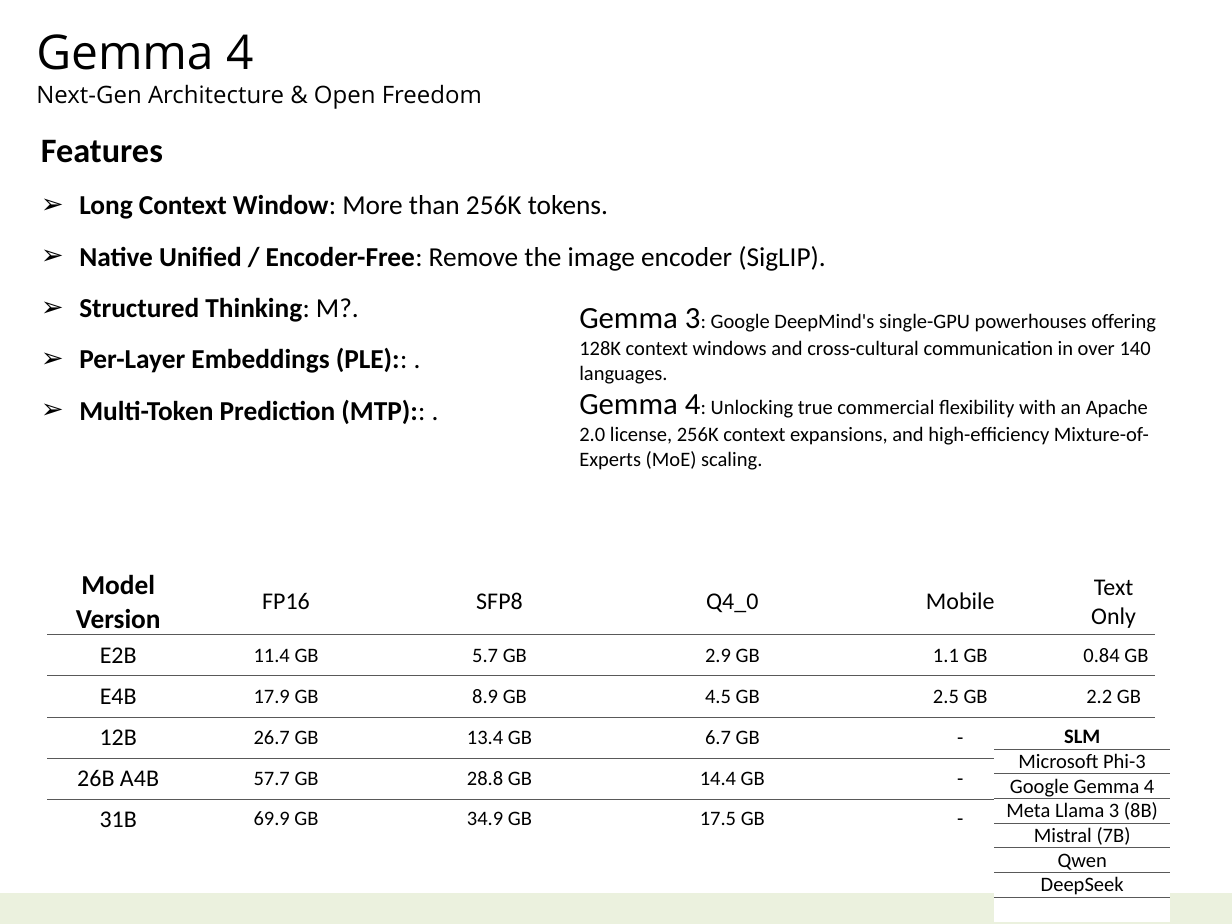
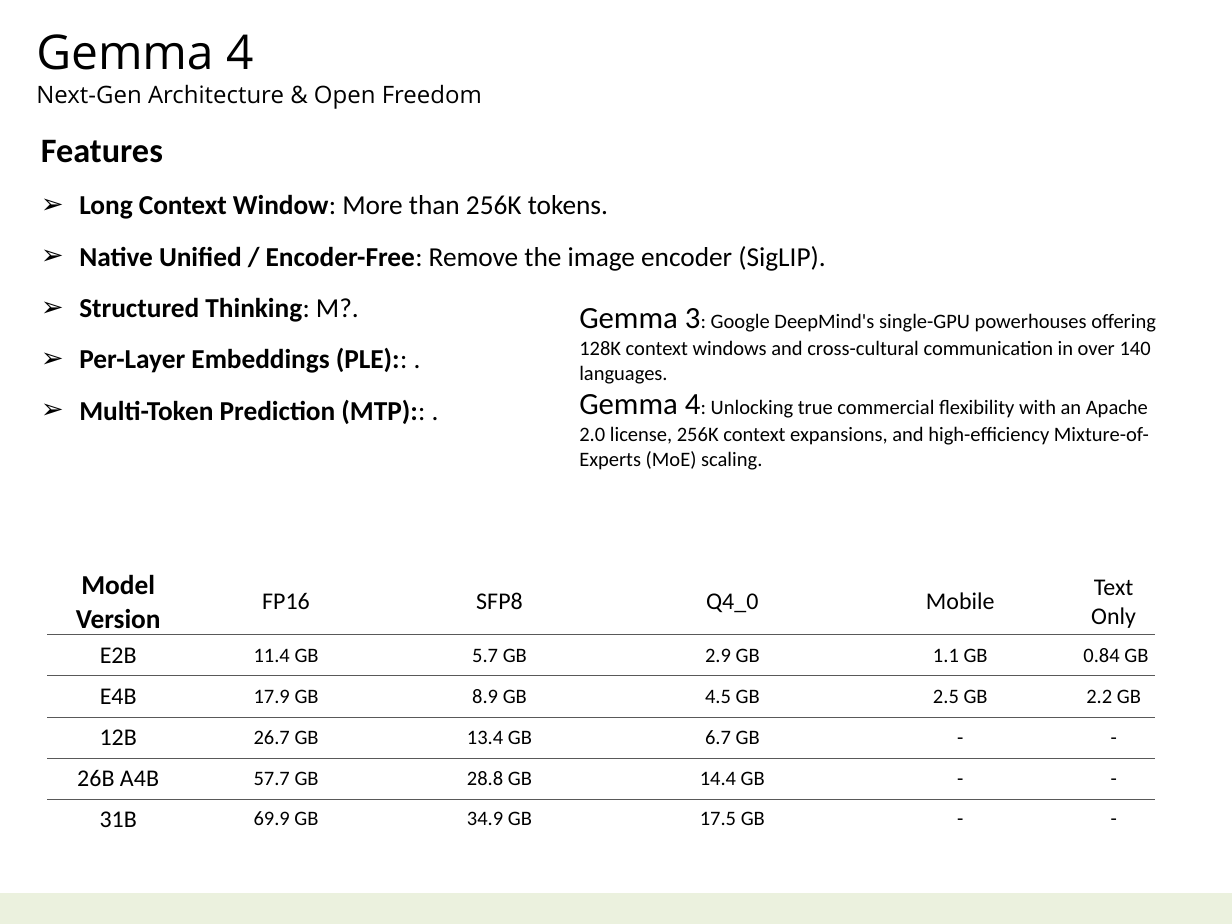
Before and after one commit to navibator/crazy-ai, a slide deck: slide 12 of ai-gemma.pptx (slide 13 before the commit). Drawn at 1232x924 pixels with LibreOffice and Linux fonts; fonts in the diff are those of the drawing. Boxes give left, top, right and bottom in pixels: in the first picture for what was removed or moved away, otherwise in the second. Text is boxed around its words. In the diff, an @@ line names an element or a change of style, - is before the commit and + after.

```diff
--- a/ai-gemma.pptx
+++ b/ai-gemma.pptx
@@ table removed at (x1=994, y1=724, x2=1170, y2=922), 8 rows, 1 columns @@
-SLM
-Microsoft Phi-3
-Google Gemma 4
-Meta Llama 3 (8B)
-Mistral (7B)
-Qwen
-DeepSeek
-
```
Also in this commit, not shown: 3 other slides changed, 2 slides added, 3 slides removed, 1 other file.
